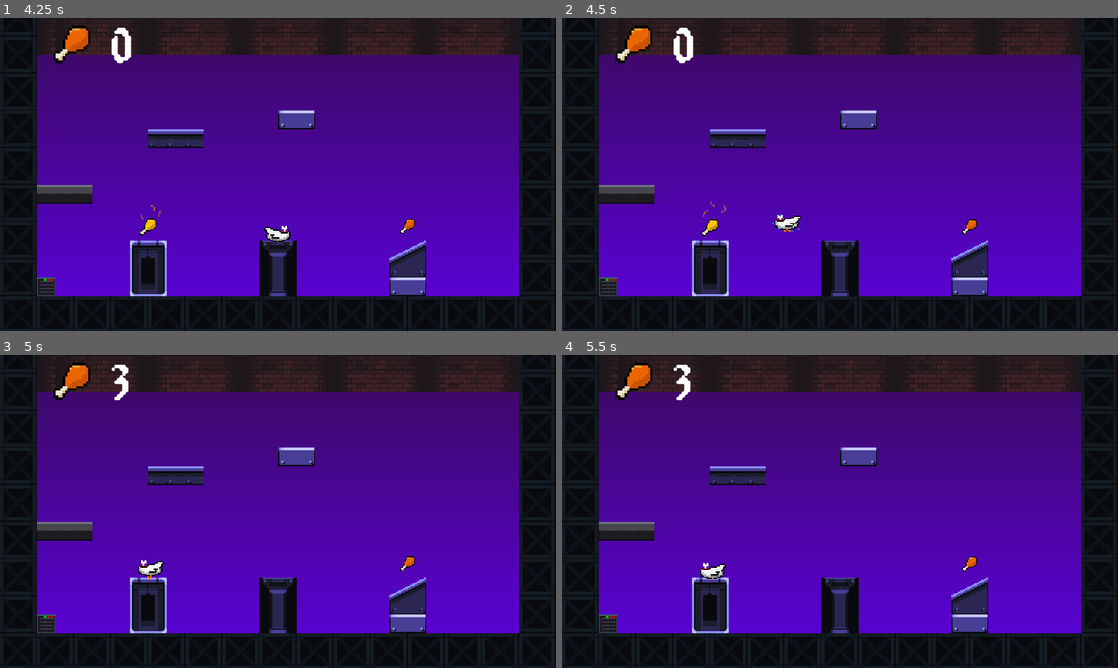
Above: before the commit, frames 1-4 (two rows, left to right).
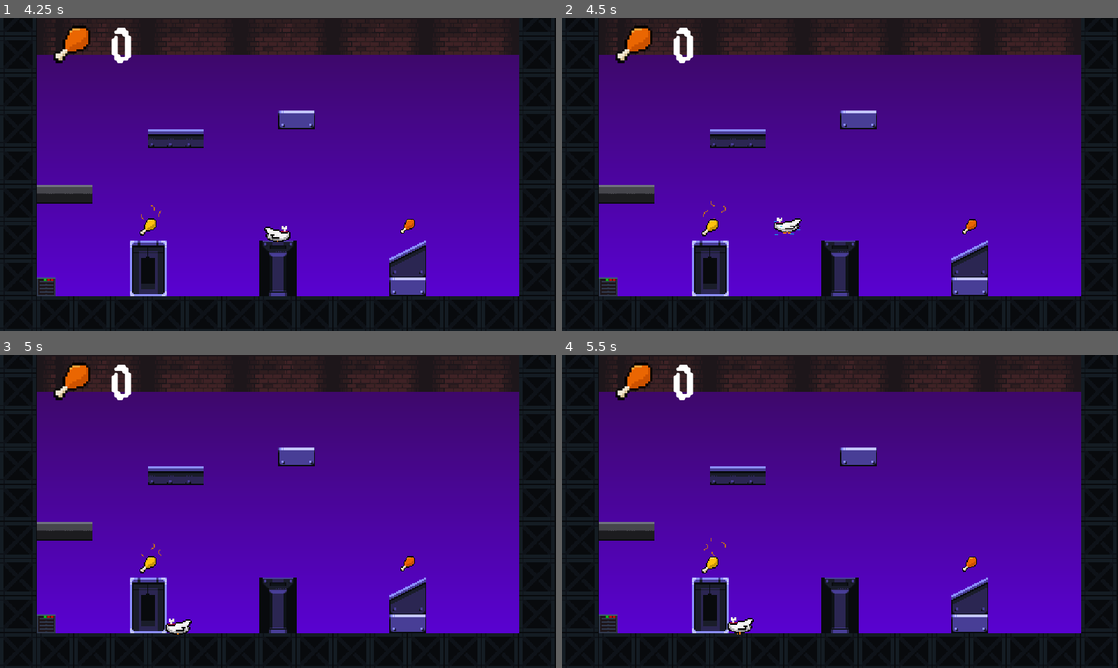
Above: after the commit, the same moments.

Repository: teo-clerk/CHICKHEAD
Game: Godot game, scene res://Scenes/mapa_prueba.tscn
The game is run twice, just before and just after one commit, with the same random seed, the same clock (stepped at 60 frames per second) and the same inputs.
Inputs (mouse positions are in pixels of both pictures, inside the frame that each line leads up to):
- Up to frame 1 (4.25 s): move the mouse to (400, 158) at 0.52 s; hold Space (espai) 0.53-1.28 s; move the mouse to (166, 190) at 1.27 s; click (166, 190) at 1.35 s; tap Space (espai) at 1.55, 2.85, 3.8 s; move the mouse to (333, 105) at 2.02 s; hold Space (espai) 2.03-2.78 s; move the mouse to (250, 237) at 2.77 s; move the mouse to (444, 221) at 3.52 s; press the mouse at (444, 221) at 3.53 s
- Up to frame 2 (4.5 s): move the mouse to (673, 127) at 4.27 s; release the mouse at (673, 127) at 4.28 s; tap Space (espai) at 4.35 s
- Up to frame 3 (5 s): no input
- Up to frame 4 (5.5 s): move the mouse to (867, 511) at 5.02 s; hold Space (espai) from 5.03 s (still down)

Frame 1 is identical in both runs. In frame 2, 0.2% of the frame differs, in the area x 37-44%, y 62-70%; in frame 3, 0.6%; in frame 4, 0.7%, in the area x 20-35%, y 3-90%.

Commit message:
fons dels nivells

Diff:
--- a/Scenes/fondo_de_mapa.tscn
+++ b/Scenes/fondo_de_mapa.tscn
@@ -1,761 +1,44 @@
-[gd_scene load_steps=12 format=3 uid="uid://df87di3680mhy"]
+[gd_scene load_steps=5 format=3 uid="uid://df87di3680mhy"]
 
-[ext_resource type="Texture2D" uid="uid://xdb0xw22rkaj" path="res://Resources/Tilemaps/Cyber_2/Background/Background Props.png" id="1_c0v6m"]
-[ext_resource type="Texture2D" uid="uid://b0yvvr2xjlodn" path="res://Resources/Tilemaps/Cyber_2/Assets/Props-01.png" id="2_ebvmk"]
-[ext_resource type="Texture2D" uid="uid://dcbxb6nu431s7" path="res://Resources/Tilemaps/Cyber_2/Assets/Buildings.png" id="3_pk3lr"]
-[ext_resource type="Texture2D" uid="uid://i5evap8qbchv" path="res://Resources/Tilemaps/Cyber_2/Assets/Tiles.png" id="4_k3w27"]
-[ext_resource type="Texture2D" uid="uid://4ogyjkymy535" path="res://Resources/Tilemaps/Cyber_1/background.png" id="5_ehnlt"]
-
-[sub_resource type="TileSetAtlasSource" id="TileSetAtlasSource_xopfw"]
-texture = ExtResource("1_c0v6m")
-0:0/0 = 0
-1:0/0 = 0
-2:0/0 = 0
-3:0/0 = 0
-4:0/0 = 0
-5:0/0 = 0
-6:0/0 = 0
-7:0/0 = 0
-8:0/0 = 0
-9:0/0 = 0
-10:0/0 = 0
-11:0/0 = 0
-0:1/0 = 0
-1:1/0 = 0
-2:1/0 = 0
-3:1/0 = 0
-4:1/0 = 0
-5:1/0 = 0
-6:1/0 = 0
-7:1/0 = 0
-8:1/0 = 0
-9:1/0 = 0
-10:1/0 = 0
-0:2/0 = 0
-1:2/0 = 0
-2:2/0 = 0
-3:2/0 = 0
-4:2/0 = 0
-5:2/0 = 0
-6:2/0 = 0
-7:2/0 = 0
-8:2/0 = 0
-9:2/0 = 0
-10:2/0 = 0
-11:2/0 = 0
-0:3/0 = 0
-1:3/0 = 0
-2:3/0 = 0
-3:3/0 = 0
-4:3/0 = 0
-5:3/0 = 0
-6:3/0 = 0
-7:3/0 = 0
-8:3/0 = 0
-9:3/0 = 0
-10:3/0 = 0
-11:3/0 = 0
-12:3/0 = 0
-0:4/0 = 0
-1:4/0 = 0
-2:4/0 = 0
-3:4/0 = 0
-4:4/0 = 0
-5:4/0 = 0
-6:4/0 = 0
-7:4/0 = 0
-8:4/0 = 0
-9:4/0 = 0
-10:4/0 = 0
-11:4/0 = 0
-12:4/0 = 0
-0:5/0 = 0
-1:5/0 = 0
-2:5/0 = 0
-3:5/0 = 0
-4:5/0 = 0
-5:5/0 = 0
-6:5/0 = 0
-7:5/0 = 0
-8:5/0 = 0
-9:5/0 = 0
-10:5/0 = 0
-11:5/0 = 0
-12:5/0 = 0
-0:6/0 = 0
-1:6/0 = 0
-2:6/0 = 0
-3:6/0 = 0
-4:6/0 = 0
-5:6/0 = 0
-6:6/0 = 0
-7:6/0 = 0
-8:6/0 = 0
-9:6/0 = 0
-10:6/0 = 0
-11:6/0 = 0
-12:6/0 = 0
-0:7/0 = 0
-1:7/0 = 0
-2:7/0 = 0
-3:7/0 = 0
-4:7/0 = 0
-5:7/0 = 0
-6:7/0 = 0
-7:7/0 = 0
-8:7/0 = 0
-9:7/0 = 0
-10:7/0 = 0
-11:7/0 = 0
-12:7/0 = 0
-0:8/0 = 0
-1:8/0 = 0
-2:8/0 = 0
-3:8/0 = 0
-4:8/0 = 0
-5:8/0 = 0
-6:8/0 = 0
-7:8/0 = 0
-8:8/0 = 0
-9:8/0 = 0
-10:8/0 = 0
-11:8/0 = 0
-12:8/0 = 0
-0:9/0 = 0
-1:9/0 = 0
-2:9/0 = 0
-3:9/0 = 0
-4:9/0 = 0
-5:9/0 = 0
-6:9/0 = 0
-8:9/0 = 0
-9:9/0 = 0
-10:9/0 = 0
-11:9/0 = 0
-12:9/0 = 0
-0:10/0 = 0
-1:10/0 = 0
-2:10/0 = 0
-3:10/0 = 0
-4:10/0 = 0
-5:10/0 = 0
-6:10/0 = 0
-7:10/0 = 0
-8:10/0 = 0
-9:10/0 = 0
-10:10/0 = 0
-11:10/0 = 0
-12:10/0 = 0
-0:11/0 = 0
-1:11/0 = 0
-2:11/0 = 0
-3:11/0 = 0
-4:11/0 = 0
-5:11/0 = 0
-6:11/0 = 0
-7:11/0 = 0
-8:11/0 = 0
-9:11/0 = 0
-10:11/0 = 0
-11:11/0 = 0
-0:12/0 = 0
-1:12/0 = 0
-2:12/0 = 0
-6:12/0 = 0
-7:12/0 = 0
-8:12/0 = 0
-9:12/0 = 0
-10:12/0 = 0
-11:12/0 = 0
-
-[sub_resource type="TileSetAtlasSource" id="TileSetAtlasSource_mr0lj"]
-texture = ExtResource("2_ebvmk")
-0:0/0 = 0
-1:0/0 = 0
-2:0/0 = 0
-3:0/0 = 0
-4:0/0 = 0
-5:0/0 = 0
-0:1/0 = 0
-1:1/0 = 0
-2:1/0 = 0
-3:1/0 = 0
-4:1/0 = 0
-5:1/0 = 0
-6:1/0 = 0
-7:1/0 = 0
-0:2/0 = 0
-1:2/0 = 0
-2:2/0 = 0
-3:2/0 = 0
-4:2/0 = 0
-5:2/0 = 0
-6:2/0 = 0
-7:2/0 = 0
-0:3/0 = 0
-1:3/0 = 0
-2:3/0 = 0
-3:3/0 = 0
-4:3/0 = 0
-5:3/0 = 0
-6:3/0 = 0
-7:3/0 = 0
-0:4/0 = 0
-1:4/0 = 0
-2:4/0 = 0
-3:4/0 = 0
-4:4/0 = 0
-5:4/0 = 0
-6:4/0 = 0
-7:4/0 = 0
-2:5/0 = 0
-3:5/0 = 0
-4:5/0 = 0
-5:5/0 = 0
-6:5/0 = 0
-7:5/0 = 0
-0:6/0 = 0
-1:6/0 = 0
-2:6/0 = 0
-3:6/0 = 0
-4:6/0 = 0
-5:6/0 = 0
-6:6/0 = 0
-7:6/0 = 0
-0:7/0 = 0
-1:7/0 = 0
-2:7/0 = 0
-3:7/0 = 0
-4:7/0 = 0
-5:7/0 = 0
-6:7/0 = 0
-0:8/0 = 0
-1:8/0 = 0
-2:8/0 = 0
-3:8/0 = 0
-4:8/0 = 0
-5:8/0 = 0
-6:8/0 = 0
-0:9/0 = 0
-1:9/0 = 0
-2:9/0 = 0
-3:9/0 = 0
-5:9/0 = 0
-6:9/0 = 0
-0:10/0 = 0
-1:10/0 = 0
-2:10/0 = 0
-3:10/0 = 0
-4:10/0 = 0
-5:10/0 = 0
-6:10/0 = 0
-0:11/0 = 0
-1:11/0 = 0
-2:11/0 = 0
-5:11/0 = 0
-6:11/0 = 0
-7:11/0 = 0
-0:12/0 = 0
-1:12/0 = 0
-2:12/0 = 0
-3:12/0 = 0
-4:12/0 = 0
-5:12/0 = 0
-6:12/0 = 0
-7:12/0 = 0
-0:13/0 = 0
-1:13/0 = 0
-2:13/0 = 0
-3:13/0 = 0
-4:13/0 = 0
-
-[sub_resource type="TileSetAtlasSource" id="TileSetAtlasSource_wxw4d"]
-texture = ExtResource("3_pk3lr")
-0:0/0 = 0
-1:0/0 = 0
-2:0/0 = 0
-3:0/0 = 0
-4:0/0 = 0
-5:0/0 = 0
-6:0/0 = 0
-7:0/0 = 0
-8:0/0 = 0
-9:0/0 = 0
-10:0/0 = 0
-11:0/0 = 0
-12:0/0 = 0
-13:0/0 = 0
-14:0/0 = 0
-15:0/0 = 0
-16:0/0 = 0
-17:0/0 = 0
-18:0/0 = 0
-19:0/0 = 0
-20:0/0 = 0
-21:0/0 = 0
-22:0/0 = 0
-23:0/0 = 0
-24:0/0 = 0
-0:1/0 = 0
-1:1/0 = 0
-2:1/0 = 0
-3:1/0 = 0
-4:1/0 = 0
-5:1/0 = 0
-6:1/0 = 0
-7:1/0 = 0
-8:1/0 = 0
-9:1/0 = 0
-10:1/0 = 0
-11:1/0 = 0
-12:1/0 = 0
-13:1/0 = 0
-14:1/0 = 0
-15:1/0 = 0
-16:1/0 = 0
-17:1/0 = 0
-18:1/0 = 0
-19:1/0 = 0
-20:1/0 = 0
-21:1/0 = 0
-22:1/0 = 0
-23:1/0 = 0
-24:1/0 = 0
-0:2/0 = 0
-1:2/0 = 0
-2:2/0 = 0
-3:2/0 = 0
-4:2/0 = 0
-5:2/0 = 0
-6:2/0 = 0
-7:2/0 = 0
-8:2/0 = 0
-9:2/0 = 0
-10:2/0 = 0
-11:2/0 = 0
-12:2/0 = 0
-15:2/0 = 0
-16:2/0 = 0
-17:2/0 = 0
-18:2/0 = 0
-19:2/0 = 0
-21:2/0 = 0
-22:2/0 = 0
-23:2/0 = 0
-24:2/0 = 0
-0:3/0 = 0
-1:3/0 = 0
-2:3/0 = 0
-3:3/0 = 0
-4:3/0 = 0
-5:3/0 = 0
-6:3/0 = 0
-7:3/0 = 0
-8:3/0 = 0
-9:3/0 = 0
-10:3/0 = 0
-11:3/0 = 0
-12:3/0 = 0
-13:3/0 = 0
-14:3/0 = 0
-17:3/0 = 0
-18:3/0 = 0
-19:3/0 = 0
-20:3/0 = 0
-21:3/0 = 0
-22:3/0 = 0
-0:4/0 = 0
-1:4/0 = 0
-2:4/0 = 0
-3:4/0 = 0
-4:4/0 = 0
-5:4/0 = 0
-6:4/0 = 0
-7:4/0 = 0
-8:4/0 = 0
-9:4/0 = 0
-10:4/0 = 0
-11:4/0 = 0
-12:4/0 = 0
-13:4/0 = 0
-14:4/0 = 0
-15:4/0 = 0
-16:4/0 = 0
-17:4/0 = 0
-18:4/0 = 0
-19:4/0 = 0
-20:4/0 = 0
-21:4/0 = 0
-22:4/0 = 0
-0:5/0 = 0
-1:5/0 = 0
-2:5/0 = 0
-3:5/0 = 0
-4:5/0 = 0
-5:5/0 = 0
-6:5/0 = 0
-7:5/0 = 0
-8:5/0 = 0
-9:5/0 = 0
-10:5/0 = 0
-11:5/0 = 0
-12:5/0 = 0
-13:5/0 = 0
-14:5/0 = 0
-16:5/0 = 0
-17:5/0 = 0
-18:5/0 = 0
-19:5/0 = 0
-20:5/0 = 0
-21:5/0 = 0
-22:5/0 = 0
-0:6/0 = 0
-1:6/0 = 0
-2:6/0 = 0
-3:6/0 = 0
-4:6/0 = 0
-5:6/0 = 0
-6:6/0 = 0
-7:6/0 = 0
-8:6/0 = 0
-9:6/0 = 0
-10:6/0 = 0
-11:6/0 = 0
-12:6/0 = 0
-13:6/0 = 0
-14:6/0 = 0
-15:6/0 = 0
-16:6/0 = 0
-18:6/0 = 0
-19:6/0 = 0
-20:6/0 = 0
-21:6/0 = 0
-22:6/0 = 0
-23:6/0 = 0
-24:6/0 = 0
-0:7/0 = 0
-1:7/0 = 0
-2:7/0 = 0
-3:7/0 = 0
-4:7/0 = 0
-5:7/0 = 0
-6:7/0 = 0
-7:7/0 = 0
-8:7/0 = 0
-9:7/0 = 0
-10:7/0 = 0
-11:7/0 = 0
-12:7/0 = 0
-13:7/0 = 0
-14:7/0 = 0
-15:7/0 = 0
-16:7/0 = 0
-17:7/0 = 0
-18:7/0 = 0
-19:7/0 = 0
-20:7/0 = 0
-21:7/0 = 0
-22:7/0 = 0
-23:7/0 = 0
-24:7/0 = 0
-0:8/0 = 0
-1:8/0 = 0
-2:8/0 = 0
-4:8/0 = 0
-5:8/0 = 0
-6:8/0 = 0
-7:8/0 = 0
-8:8/0 = 0
-9:8/0 = 0
-10:8/0 = 0
-11:8/0 = 0
-12:8/0 = 0
-13:8/0 = 0
-14:8/0 = 0
-15:8/0 = 0
-16:8/0 = 0
-17:8/0 = 0
-18:8/0 = 0
-19:8/0 = 0
-20:8/0 = 0
-21:8/0 = 0
-22:8/0 = 0
-23:8/0 = 0
-24:8/0 = 0
-0:9/0 = 0
-1:9/0 = 0
-2:9/0 = 0
-3:9/0 = 0
-4:9/0 = 0
-5:9/0 = 0
-6:9/0 = 0
-7:9/0 = 0
-8:9/0 = 0
-9:9/0 = 0
-10:9/0 = 0
-11:9/0 = 0
-12:9/0 = 0
-13:9/0 = 0
-14:9/0 = 0
-16:9/0 = 0
-17:9/0 = 0
-18:9/0 = 0
-19:9/0 = 0
-20:9/0 = 0
-21:9/0 = 0
-22:9/0 = 0
-23:9/0 = 0
-24:9/0 = 0
-0:10/0 = 0
-1:10/0 = 0
-2:10/0 = 0
-3:10/0 = 0
-4:10/0 = 0
-5:10/0 = 0
-7:10/0 = 0
-8:10/0 = 0
-9:10/0 = 0
-10:10/0 = 0
-11:10/0 = 0
-12:10/0 = 0
-13:10/0 = 0
-16:10/0 = 0
-17:10/0 = 0
-18:10/0 = 0
-19:10/0 = 0
-20:10/0 = 0
-21:10/0 = 0
-22:10/0 = 0
-23:10/0 = 0
-2:11/0 = 0
-3:11/0 = 0
-4:11/0 = 0
-5:11/0 = 0
-6:11/0 = 0
-7:11/0 = 0
-16:11/0 = 0
-17:11/0 = 0
-18:11/0 = 0
-19:11/0 = 0
-20:11/0 = 0
-21:11/0 = 0
-22:11/0 = 0
-23:11/0 = 0
-0:12/0 = 0
-1:12/0 = 0
-2:12/0 = 0
-16:12/0 = 0
-17:12/0 = 0
-18:12/0 = 0
-22:12/0 = 0
-23:12/0 = 0
-0:13/0 = 0
-1:13/0 = 0
-2:13/0 = 0
-0:14/0 = 0
-1:14/0 = 0
-2:14/0 = 0
-
-[sub_resource type="TileSetAtlasSource" id="TileSetAtlasSource_duwe0"]
-texture = ExtResource("4_k3w27")
-0:0/0 = 0
-1:0/0 = 0
-2:0/0 = 0
-3:0/0 = 0
-4:0/0 = 0
-5:0/0 = 0
-0:1/0 = 0
-1:1/0 = 0
-2:1/0 = 0
-3:1/0 = 0
-4:1/0 = 0
-5:1/0 = 0
-0:2/0 = 0
-1:2/0 = 0
-2:2/0 = 0
-3:2/0 = 0
-4:2/0 = 0
-5:2/0 = 0
-0:3/0 = 0
-1:3/0 = 0
-2:3/0 = 0
-3:3/0 = 0
-4:3/0 = 0
-5:3/0 = 0
-0:4/0 = 0
-1:4/0 = 0
-2:4/0 = 0
-3:4/0 = 0
-4:4/0 = 0
-5:4/0 = 0
-0:5/0 = 0
-1:5/0 = 0
-2:5/0 = 0
-3:5/0 = 0
-4:5/0 = 0
-5:5/0 = 0
-0:6/0 = 0
-1:6/0 = 0
-2:6/0 = 0
-3:6/0 = 0
-4:6/0 = 0
-5:6/0 = 0
-0:7/0 = 0
-1:7/0 = 0
-2:7/0 = 0
-3:7/0 = 0
-4:7/0 = 0
-5:7/0 = 0
-0:8/0 = 0
-1:8/0 = 0
-2:8/0 = 0
-3:8/0 = 0
-4:8/0 = 0
-5:8/0 = 0
-
-[sub_resource type="TileSetAtlasSource" id="TileSetAtlasSource_xaunm"]
-texture = ExtResource("5_ehnlt")
-1:1/0 = 0
-2:1/0 = 0
-4:1/0 = 0
-5:1/0 = 0
-7:1/0 = 0
-8:1/0 = 0
-10:1/0 = 0
-11:1/0 = 0
-1:2/0 = 0
-2:2/0 = 0
-4:2/0 = 0
-5:2/0 = 0
-7:2/0 = 0
-8:2/0 = 0
-10:2/0 = 0
-11:2/0 = 0
-1:4/0 = 0
-2:4/0 = 0
-4:4/0 = 0
-5:4/0 = 0
-7:4/0 = 0
-8:4/0 = 0
-10:4/0 = 0
-11:4/0 = 0
-1:5/0 = 0
-2:5/0 = 0
-4:5/0 = 0
-5:5/0 = 0
-7:5/0 = 0
-8:5/0 = 0
-10:5/0 = 0
-11:5/0 = 0
-1:7/0 = 0
-2:7/0 = 0
-4:7/0 = 0
-5:7/0 = 0
-7:7/0 = 0
-8:7/0 = 0
-10:7/0 = 0
-11:7/0 = 0
-1:8/0 = 0
-2:8/0 = 0
-4:8/0 = 0
-5:8/0 = 0
-7:8/0 = 0
-8:8/0 = 0
-10:8/0 = 0
-11:8/0 = 0
-1:10/0 = 0
-2:10/0 = 0
-4:10/0 = 0
-5:10/0 = 0
-7:10/0 = 0
-8:10/0 = 0
-10:10/0 = 0
-11:10/0 = 0
-1:11/0 = 0
-2:11/0 = 0
-4:11/0 = 0
-5:11/0 = 0
-7:11/0 = 0
-8:11/0 = 0
-10:11/0 = 0
-11:11/0 = 0
-1:13/0 = 0
-2:13/0 = 0
-4:13/0 = 0
-5:13/0 = 0
-7:13/0 = 0
-8:13/0 = 0
-10:13/0 = 0
-11:13/0 = 0
-1:14/0 = 0
-2:14/0 = 0
-4:14/0 = 0
-5:14/0 = 0
-7:14/0 = 0
-8:14/0 = 0
-10:14/0 = 0
-11:14/0 = 0
-1:16/0 = 0
-2:16/0 = 0
-4:16/0 = 0
-5:16/0 = 0
-7:16/0 = 0
-8:16/0 = 0
-10:16/0 = 0
-11:16/0 = 0
-1:17/0 = 0
-2:17/0 = 0
-4:17/0 = 0
-5:17/0 = 0
-7:17/0 = 0
-8:17/0 = 0
-10:17/0 = 0
-11:17/0 = 0
-1:19/0 = 0
-2:19/0 = 0
-4:19/0 = 0
-5:19/0 = 0
-7:19/0 = 0
-8:19/0 = 0
-10:19/0 = 0
-11:19/0 = 0
-1:20/0 = 0
-2:20/0 = 0
-4:20/0 = 0
-5:20/0 = 0
-7:20/0 = 0
-8:20/0 = 0
-10:20/0 = 0
-11:20/0 = 0
-1:22/0 = 0
-2:22/0 = 0
-3:22/0 = 0
-4:22/0 = 0
-5:22/0 = 0
-6:22/0 = 0
-7:22/0 = 0
-8:22/0 = 0
-9:22/0 = 0
-11:22/0 = 0
-1:23/0 = 0
-2:23/0 = 0
-4:23/0 = 0
-5:23/0 = 0
-6:23/0 = 0
-7:23/0 = 0
-8:23/0 = 0
-9:23/0 = 0
-11:23/0 = 0
-
-[sub_resource type="TileSet" id="TileSet_tr41x"]
-sources/0 = SubResource("TileSetAtlasSource_xopfw")
-sources/2 = SubResource("TileSetAtlasSource_mr0lj")
-sources/3 = SubResource("TileSetAtlasSource_wxw4d")
-sources/4 = SubResource("TileSetAtlasSource_duwe0")
-sources/5 = SubResource("TileSetAtlasSource_xaunm")
+[ext_resource type="Texture2D" uid="uid://bfbsnux3naqaw" path="res://Resources/Base Color.png" id="1_6kaex"]
+[ext_resource type="Texture2D" uid="uid://qdxq0qt1n6f6" path="res://Resources/fondo/sCityFar.png" id="2_it2sm"]
+[ext_resource type="Texture2D" uid="uid://daf264bj7hmcu" path="res://Resources/fondo/sCityMid.png" id="3_8sx0j"]
+[ext_resource type="Texture2D" uid="uid://ckqttylokb0k7" path="res://Resources/fondo/sCityClose.png" id="4_3wrt1"]
 
 [node name="Node2D" type="Node2D"]
+position = Vector2(6, 48)
 
-[node name="TileMap" type="TileMap" parent="."]
-tile_set = SubResource("TileSet_tr41x")
-format = 2
+[node name="TextureRect4" type="TextureRect" parent="."]
+offset_left = -4.0
+offset_top = -113.0
+offset_right = 12667.0
+offset_bottom = 207.0
+texture = ExtResource("1_6kaex")
+stretch_mode = 1
+
+[node name="TextureRect" type="TextureRect" parent="."]
+offset_left = -4.0
+offset_top = -45.0
+offset_right = 4276.0
+offset_bottom = 99.0
+scale = Vector2(3.75, 3.75)
+texture = ExtResource("2_it2sm")
+stretch_mode = 1
+
+[node name="TextureRect2" type="TextureRect" parent="."]
+offset_left = -4.0
+offset_top = -45.0
+offset_right = 4276.0
+offset_bottom = 99.0
+scale = Vector2(3.75, 3.75)
+texture = ExtResource("3_8sx0j")
+stretch_mode = 1
+
+[node name="TextureRect3" type="TextureRect" parent="."]
+offset_left = -4.0
+offset_top = -45.0
+offset_right = 4276.0
+offset_bottom = 99.0
+scale = Vector2(3.75, 3.75)
+texture = ExtResource("4_3wrt1")
+stretch_mode = 1
--- a/Scenes/mapa_prueba.tscn
+++ b/Scenes/mapa_prueba.tscn
@@ -3,7 +3,7 @@
 [ext_resource type="Texture2D" uid="uid://i5evap8qbchv" path="res://Resources/Tilemaps/Cyber_2/Assets/Tiles.png" id="1_cffki"]
 [ext_resource type="Script" path="res://Scripts/Global.gd" id="1_p7k3g"]
 [ext_resource type="Texture2D" uid="uid://dcbxb6nu431s7" path="res://Resources/Tilemaps/Cyber_2/Assets/Buildings.png" id="2_lt1oy"]
-[ext_resource type="Texture2D" uid="uid://bfbsnux3naqaw" path="res://Resources/Tilemaps/Cyber_2/Background/Base Color.png" id="2_pgka5"]
+[ext_resource type="Texture2D" uid="uid://bfbsnux3naqaw" path="res://Resources/Base Color.png" id="2_pgka5"]
 [ext_resource type="Texture2D" uid="uid://b0yvvr2xjlodn" path="res://Resources/Tilemaps/Cyber_2/Assets/Props-01.png" id="3_yu3bf"]
 [ext_resource type="PackedScene" uid="uid://cyxleru3ieghy" path="res://Scenes/contador.tscn" id="5_eun5q"]
 [ext_resource type="PackedScene" uid="uid://djpn4r1ikeehw" path="res://Scenes/moneda_dorada.tscn" id="6_f76bx"]
--- a/Scripts/Jugador.gd
+++ b/Scripts/Jugador.gd
@@ -21,7 +21,7 @@
 		posi = get_viewport().get_mouse_position()
 	# Add the gravity.
 
-	if Input.is_action_pressed('espai') and is_on_floor() == false:
+	if Input.is_action_pressed('espai') and is_on_floor() == false and velocity.y >= 0:
 		gravity = 300
 		$AnimatedSprite2D.play('planejant')
 	elif is_on_floor() == false:
Renamed: Resources/Tilemaps/Cyber_2/Background/Base Color.png -> Resources/Base Color.png
Not shown, added: Resources/Base Color.png.import
Not shown, added: Resources/fondo/sCityCarsClose.png.import
Not shown, added: Resources/fondo/sCityCarsFar.png.import
Binary file added: Resources/fondo/sCityClose.png
Not shown, added: Resources/fondo/sCityClose.png.import
Not shown, added: Resources/fondo/sCityFar.png.import
Not shown, added: Resources/fondo/sCityMid.png.import
Binary file added: Resources/fondo/sCitySky.png
Not shown, added: Resources/fondo/sCitySky.png.import
Not shown, changed: Resources/fondo/sMockup.png.import
